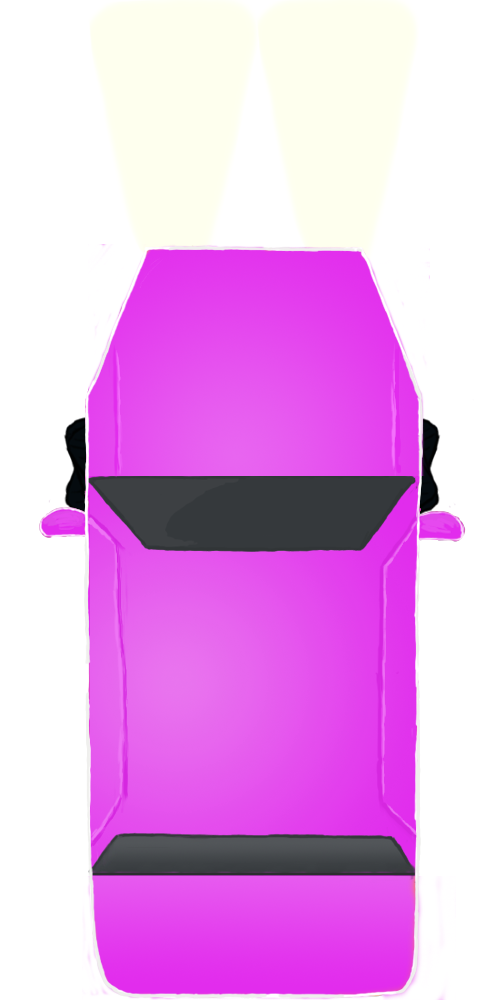
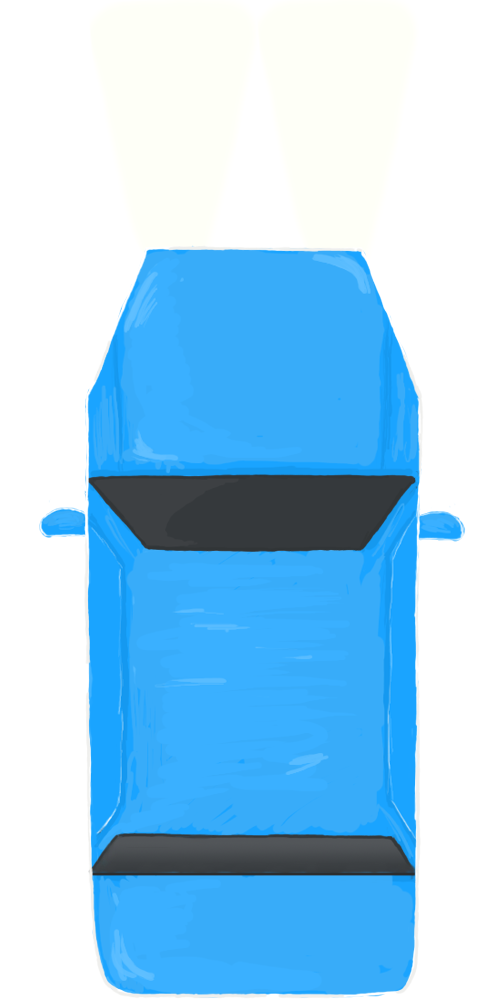
Before/after of a 500 × 1000 layered artwork. What changed in the layer stack:
hid "PinkCar" over (39, 0, 466, 1000)
hid "OrangeCar" over (39, 0, 466, 1000)
renamed "Left 45" to "Wheel", painted on it over (64, 406, 440, 530)
removed layer "Left 30" over (63, 406, 441, 527)
removed layer "Right 30" over (63, 406, 441, 527)
removed layer "Right 45" over (64, 406, 440, 528)
